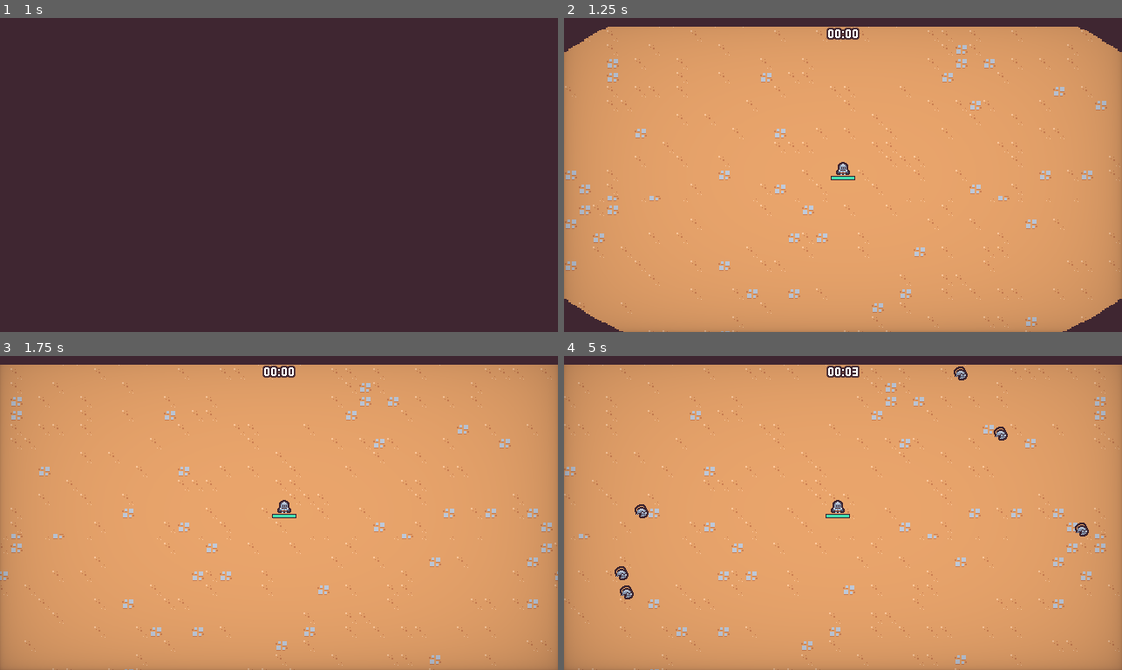
Above: before the commit, frames 1-4 (two rows, left to right).
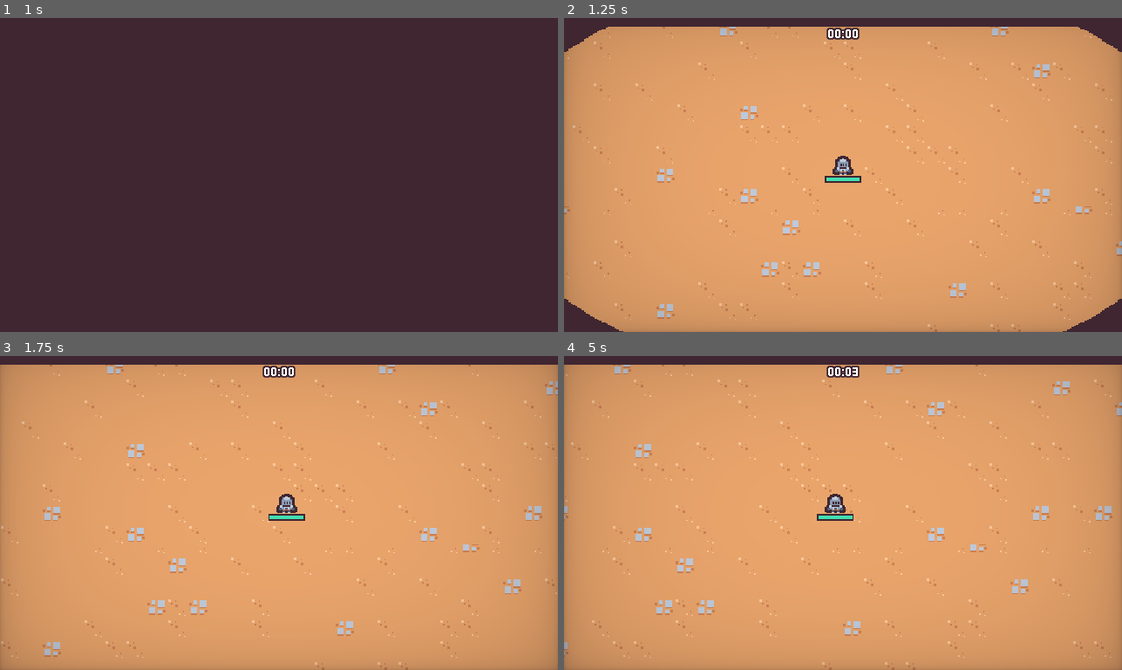
Above: after the commit, the same moments.

Repository: JustinWested/ShonenSurvivors
Game: Godot game, scene res://scenes/ui/main_menu.tscn
Same seed, same stepped clock (60 frames per second), same inputs: the game is played once before the commit and once after it.
Inputs (mouse positions are in pixels of both pictures, inside the frame that each line leads up to):
- Up to frame 1 (1 s): click "play" at 0.5 s
- Up to frame 2 (1.25 s): no input
- Up to frame 3 (1.75 s): move the mouse to (401, 497) at 1.27 s; press the mouse at (401, 497) at 1.28 s; hold D (move_right) from 1.28 s (still down)
- Up to frame 4 (5 s): release D (move_right) at 2 s; release the mouse at (965, 497) at 2 s; drag from (731, 528) to (815, 575) at 2.02 s; move the mouse to (898, 443) at 2.77 s; press the mouse at (898, 443) at 2.78 s; hold D (move_right) 2.78-3.5 s; release the mouse at (898, 443) at 3.5 s; drag from (815, 575) to (1105, 538) at 3.52 s; move the mouse to (1010, 560) at 4.27 s; press the mouse at (1010, 560) at 4.28 s; hold A (move_left) from 4.28 s (still down)

Frame 1 is identical in both runs. In frame 2, 4.5% of the frame differs, in the area x 0-100%, y 2-100%; in frame 3, 4.7%; in frame 4, 5.2%.

Commit message:
Continuing Multiplayer update. Reworked camera logic to pan/zoom correctly based on player number. Adjusted sync between players for enemies

Diff:
--- a/scenes/components/velocity_component.gd
+++ b/scenes/components/velocity_component.gd
@@ -5,21 +5,10 @@
 
 var velocity = Vector2.ZERO
 
-func accelerate_to_player():
-	var owner_node2d = owner as Node2D
-	if owner_node2d == null:
-		return
 
-	var player = get_tree().get_first_node_in_group("player")
-	if player == null:
-		return
-
-	var direction = (player.global_position - owner_node2d.global_position). normalized()
-	accelerate_in_direction(direction)
-
-func accelerate_in_direction(direction: Vector2):
+func accelerate_in_direction(direction: Vector2, delta: float):
 	var desired_velocity = direction * max_speed
-	velocity = velocity.lerp(desired_velocity, 1 - exp(-acceleration * get_process_delta_time()))
+	velocity = velocity.lerp(desired_velocity, 1 - exp(-acceleration * delta))
 
 
 func move(character_body: CharacterBody2D):
--- a/scenes/components/velocity_component.tscn
+++ b/scenes/components/velocity_component.tscn
@@ -4,3 +4,5 @@
 
 [node name="VelocityComponent" type="Node"]
 script = ExtResource("1_rccra")
+
+[node name="TargetAcquisitionTimer" type="Timer" parent="."]
--- a/scenes/game_object/basic_enemy/basic_enemy.gd
+++ b/scenes/game_object/basic_enemy/basic_enemy.gd
@@ -1,15 +1,45 @@
 extends CharacterBody2D
 
-const MAX_SPEED = 115
 
 @onready var health_component: HealthComponent = $HealthComponent
 @onready var velocity_component = $VelocityComponent
+@onready var target_acquisition_timer: Timer = $TargetAcquisitionTimer
+
+var target_player: Node2D = null
+
 
 func _ready():
 	$HurtboxComponent.hit.connect(on_hit)
-func _process(delta: float) -> void:
-	velocity_component.accelerate_to_player()
-	velocity_component.move(self)
+	target_acquisition_timer.timeout.connect(acquire_nearest_player)
+
+
+func _physics_process(delta: float) -> void:
+	if not is_instance_valid(target_player):
+		return
+	var direction = (target_player.global_position - global_position).normalized()
+	if is_multiplayer_authority():
+		velocity_component.accelerate_in_direction(direction, delta)
+		velocity_component.move(self)
+
+func acquire_nearest_player():
+	if !is_multiplayer_authority():
+		return
+	var players = get_tree().get_nodes_in_group("player")
+	var closest_player: Node2D = null
+	var closest_distance_sq = INF
+
+	if players.is_empty():
+		target_player = null
+		return
+
+	for player in players:
+		var distance_sq = global_position.distance_squared_to(player.global_position)
+		if distance_sq < closest_distance_sq:
+			closest_distance_sq = distance_sq
+			closest_player = player
+
+	target_player = closest_player
+
 
 func on_hit():
 	$AudioStreamPlayer2D.play()
--- a/scenes/game_object/basic_enemy/basic_enemy.tscn
+++ b/scenes/game_object/basic_enemy/basic_enemy.tscn
@@ -17,9 +17,9 @@
 [sub_resource type="SceneReplicationConfig" id="SceneReplicationConfig_fcrlo"]
 properties/0/path = NodePath(".:global_position")
 properties/0/spawn = true
-properties/0/replication_mode = 2
+properties/0/replication_mode = 1
 
-[sub_resource type="Shader" id="Shader_j5o3q"]
+[sub_resource type="Shader" id="Shader_fcrlo"]
 resource_local_to_scene = true
 code = "shader_type canvas_item;
 
@@ -66,11 +66,12 @@
 
 [node name="VelocityComponent" parent="." instance=ExtResource("4_jkye5")]
 max_speed = 55
+acceleration = 7.0
 
 [node name="HitFlashComponent" parent="." node_paths=PackedStringArray("health_component", "sprite") instance=ExtResource("8_v58qd")]
 health_component = NodePath("../HealthComponent")
 sprite = NodePath("../Sprite2D")
-hit_flash_material = SubResource("ShaderMaterial_jimn8")
+hit_flash_material = SubResource("ShaderMaterial_j5o3q")
 
 [node name="DeathComponent" parent="." node_paths=PackedStringArray("health_component", "sprite") instance=ExtResource("4_bq7hi")]
 health_component = NodePath("../HealthComponent")
@@ -85,6 +86,10 @@
 position = Vector2(0, -4)
 shape = SubResource("CircleShape2D_bq7hi")
 
+[node name="TargetAcquisitionTimer" type="Timer" parent="."]
+wait_time = 0.25
+autostart = true
+
 [node name="AudioStreamPlayer2D" type="AudioStreamPlayer2D" parent="."]
 stream = SubResource("AudioStreamRandomizer_nb0jk")
 volume_db = -15.0
--- a/scenes/game_object/bat_enemy/bat_enemy.gd
+++ b/scenes/game_object/bat_enemy/bat_enemy.gd
@@ -1,15 +1,41 @@
 extends CharacterBody2D
 
+
+@onready var health_component: HealthComponent = $HealthComponent
 @onready var velocity_component = $VelocityComponent
-@onready var health_component = $HealthComponent
+@onready var target_acquisition_timer: Timer = $TargetAcquisitionTimer
+
+var target_player: Node2D = null
+
 
 func _ready():
 	$HurtboxComponent.hit.connect(on_hit)
+	target_acquisition_timer.timeout.connect(acquire_nearest_player)
 
 
-func _process(delta):
-	velocity_component.accelerate_to_player()
+func _physics_process(delta: float) -> void:
+	if not is_instance_valid(target_player):
+		return
+	var direction = (target_player.global_position - global_position).normalized()
+	velocity_component.accelerate_in_direction(direction, delta)
 	velocity_component.move(self)
+
+func acquire_nearest_player():
+	var players = get_tree().get_nodes_in_group("player")
+	var closest_player: Node2D = null
+	var closest_distance_sq = INF
+
+	if players.is_empty():
+		target_player = null
+		return
+
+	for player in players:
+		var distance_sq = global_position.distance_squared_to(player.global_position)
+		if distance_sq < closest_distance_sq:
+			closest_distance_sq = distance_sq
+			closest_player = player
+
+	target_player = closest_player
 
 
 func on_hit():
--- a/scenes/game_object/bat_enemy/bat_enemy.tscn
+++ b/scenes/game_object/bat_enemy/bat_enemy.tscn
@@ -131,6 +131,8 @@
 [node name="CollisionShape2D" type="CollisionShape2D" parent="HurtboxComponent"]
 scale = Vector2(0.9, 0.9)
 shape = SubResource("CircleShape2D_g36cv")
+
+[node name="TargetAcquisitionTimer" type="Timer" parent="."]
 
 [node name="AnimationPlayer" type="AnimationPlayer" parent="."]
 libraries = {
--- a/scenes/game_object/crab_enemy/crab_enemy.gd
+++ b/scenes/game_object/crab_enemy/crab_enemy.gd
@@ -1,15 +1,41 @@
 extends CharacterBody2D
 
+
+@onready var health_component: HealthComponent = $HealthComponent
 @onready var velocity_component = $VelocityComponent
-@onready var health_component = $HealthComponent
+@onready var target_acquisition_timer: Timer = $TargetAcquisitionTimer
+
+var target_player: Node2D = null
+
 
 func _ready():
 	$HurtboxComponent.hit.connect(on_hit)
+	target_acquisition_timer.timeout.connect(acquire_nearest_player)
 
 
-func _process(delta):
-	velocity_component.accelerate_to_player()
+func _physics_process(delta: float) -> void:
+	if not is_instance_valid(target_player):
+		return
+	var direction = (target_player.global_position - global_position).normalized()
+	velocity_component.accelerate_in_direction(direction, delta)
 	velocity_component.move(self)
+
+func acquire_nearest_player():
+	var players = get_tree().get_nodes_in_group("player")
+	var closest_player: Node2D = null
+	var closest_distance_sq = INF
+
+	if players.is_empty():
+		target_player = null
+		return
+
+	for player in players:
+		var distance_sq = global_position.distance_squared_to(player.global_position)
+		if distance_sq < closest_distance_sq:
+			closest_distance_sq = distance_sq
+			closest_player = player
+
+	target_player = closest_player
 
 
 func on_hit():
--- a/scenes/game_object/crab_enemy/crab_enemy.tscn
+++ b/scenes/game_object/crab_enemy/crab_enemy.tscn
@@ -70,6 +70,8 @@
 [node name="CollisionShape2D" type="CollisionShape2D" parent="HurtboxComponent"]
 scale = Vector2(0.9, 0.9)
 shape = SubResource("CircleShape2D_g36cv")
+
+[node name="TargetAcquisitionTimer" type="Timer" parent="."]
 
 [node name="AudioStreamPlayer2D" type="AudioStreamPlayer2D" parent="."]
 stream = SubResource("AudioStreamRandomizer_p53jy")
--- a/scenes/game_object/game_camera/game_camera.gd
+++ b/scenes/game_object/game_camera/game_camera.gd
@@ -1,20 +1,66 @@
 extends Camera2D
+
+
+@export var follow_speed: float = 20.0  # Your original script used a value of 20
+@export var min_zoom: float = 1       # Minimum zoom (further out)
+@export var max_zoom: float = 1.5       # Maximum zoom (closer in)
+@export var zoom_margin: float = 1.8    # Padding around the players
+
 
 var target_position = Vector2.ZERO
 
-# Called when the node enters the scene tree for the first time.
+
 func _ready() -> void:
 	make_current()
 
 
 # Called every frame. 'delta' is the elapsed time since the previous frame.
 func _process(delta: float) -> void:
-	acquire_target()
-	global_position = global_position.lerp(target_position, 1.0 - exp(-delta * 20))
+	var players = get_tree().get_nodes_in_group("player")
+	if players.is_empty():
+		return
+
+	acquire_target(players)
+	global_position = global_position.lerp(target_position, 1.0 - exp(-delta * follow_speed))
+	update_zoom(players, delta)
 
 
-func acquire_target():
-	var player_node = get_tree().get_nodes_in_group("player")
-	if player_node.size() > 0:
-		var player = player_node[0]
-		target_position = player.global_position
+func acquire_target(players: Array):
+	if players.size() == 1:
+		target_position = players[0].global_position
+		return
+
+	var bounding_box = Rect2(players[0].global_position, Vector2.ZERO)
+	for player in players:
+		bounding_box = bounding_box.expand(player.global_position)
+
+	target_position = bounding_box.get_center()
+
+
+func update_zoom(players: Array, delta: float):
+	var bounding_box = Rect2(players[0].global_position, Vector2.ZERO)
+	for player in players:
+		bounding_box = bounding_box.expand(player.global_position)
+
+	var max_dimension = max(bounding_box.size.x, bounding_box.size.y)
+	var screen_size = get_viewport().get_visible_rect().size
+
+	var ideal_zoom_x = max_dimension / screen_size.x
+	var ideal_zoom_y = max_dimension / screen_size.y
+	var ideal_zoom = max(ideal_zoom_x, ideal_zoom_y)
+
+	# --- THIS IS THE CORRECTED LOGIC ---
+
+	# 1. Start with a base zoom of 1.0 (no zoom).
+	# 2. Divide by our calculated factor. Now, a large player distance (large ideal_zoom)
+	#    results in a SMALLER number, correctly causing the camera to zoom OUT.
+	var calculated_zoom = 1.0 / (ideal_zoom * zoom_margin)
+
+	# 3. Now, clamp this inverted value using min_zoom and max_zoom in the correct order.
+	var target_zoom_value = clamp(calculated_zoom, min_zoom, max_zoom)
+
+	# --- END OF CORRECTION ---
+
+	var target_zoom_vector = Vector2(target_zoom_value, target_zoom_value)
+
+	zoom = lerp(zoom, target_zoom_vector, 1.0 - exp(-delta * follow_speed))
--- a/scenes/game_object/player/player.gd
+++ b/scenes/game_object/player/player.gd
@@ -1,14 +1,15 @@
 class_name Player
 extends CharacterBody2D
 
-@export var arena_time_manager: Node
+@export var top_ui_margin: float = 15.0
 
 @onready var damage_interval_timer = $DamageIntervalTimer
 @onready var health_component = $HealthComponent
 @onready var health_bar = $HealthBar
 @onready var abilities = $Abilities
-@onready var velocity_component = $VelocityComponent
 @onready var player_input_synchronizer_component: PlayerInputSynchronizerComponent = $PlayerInputSynchronizerComponent
+@onready var health_regen_timer: Timer = $HealthRegenTimer
+@onready var collision_area: Area2D = $CollisionArea2D
 
 var input_multiplayer_authority: int
 var number_colliding_bodies = 0
@@ -17,11 +18,9 @@
 func _ready() -> void:
 	player_input_synchronizer_component.set_multiplayer_authority(input_multiplayer_authority)
 
-	#commented out because its making multiplayer not work. will fix later
-	#arena_time_manager.arena_difficulty_increased.connect(on_arena_difficulty_increased)
-
-	$CollisionArea2D.body_entered.connect(on_body_entered)
-	$CollisionArea2D.body_exited.connect(on_body_exited)
+	health_regen_timer.timeout.connect(on_health_regen_timer_timeout)
+	collision_area.body_entered.connect(on_body_entered)
+	collision_area.body_exited.connect(on_body_exited)
 	damage_interval_timer.timeout.connect(on_damage_interval_timer_timeout)
 	health_component.health_decreased.connect(on_health_decreased)
 	health_component.health_changed.connect(on_health_changed)
@@ -30,15 +29,35 @@
 
 
 func _process(delta: float) -> void:
-	#CHANGING THIS CODE FOR MULTIPLAYER FUNCTIONALITY. REVIST THIS LATER
-	#var direction = player_input_synchronizer_component.movement_vector.normalized()
-	#velocity_component.accelerate_in_direction(direction)
-	#velocity_component.move(self)
-
-
 	if is_multiplayer_authority():
 		velocity = player_input_synchronizer_component.movement_vector * 100
 		move_and_slide()
+
+	_clamp_to_camera_bounds()
+
+
+func _clamp_to_camera_bounds():
+	if not is_multiplayer_authority():
+		return
+
+	var camera = get_viewport().get_camera_2d()
+	if camera == null:
+		return
+
+	var view_size = get_viewport().get_visible_rect().size / camera.zoom
+	var view_top_left = camera.global_position - (view_size / 2.0)
+	var view_bottom_right = camera.global_position + (view_size / 2.0)
+	view_top_left.y += top_ui_margin / camera.zoom.y
+	var player_bounds_rect = Rect2()
+	for i in range(collision_area.shape_owner_get_shape_count(0)):
+		var shape = collision_area.shape_owner_get_shape(0, i)
+		player_bounds_rect = player_bounds_rect.merge(shape.get_rect())
+
+	var player_half_size = (player_bounds_rect.size / 2.0) * scale
+	var min_clamp_bounds = view_top_left + player_half_size
+	var max_clamp_bounds = view_bottom_right - player_half_size
+	global_position.x = clamp(global_position.x, min_clamp_bounds.x, max_clamp_bounds.x)
+	global_position.y = clamp(global_position.y, min_clamp_bounds.y, max_clamp_bounds.y)
 
 
 func check_deal_damage():
@@ -73,13 +92,9 @@
 	if ability_upgrade is Ability:
 		var ability = ability_upgrade as Ability
 		abilities.add_child(ability_upgrade.ability_controller_scene.instantiate())
-	elif ability_upgrade.id == "player_speed":
-		velocity_component.max_speed = base_speed + (base_speed * current_upgrades["player_speed"]["quantity"] * .1)
 
 
-func on_arena_difficulty_increased(difficulty: int):
-	var health_regen_quantity = MetaProgression.get_upgrade_count("health_regen")
+func on_health_regen_timer_timeout():
+	var health_regen_quantity = 1 + MetaProgression.get_upgrade_count("health_regen")
 	if health_regen_quantity > 0:
-		var is_thirty_second_interval = (difficulty % 6) == 0
-		if is_thirty_second_interval:
-			health_component.heal(health_regen_quantity)
+		health_component.heal(health_regen_quantity)
--- a/scenes/game_object/player/player.tscn
+++ b/scenes/game_object/player/player.tscn
@@ -1,11 +1,10 @@
-[gd_scene load_steps=18 format=3 uid="uid://bvjm48jsdwgbq"]
+[gd_scene load_steps=17 format=3 uid="uid://bvjm48jsdwgbq"]
 
 [ext_resource type="Script" uid="uid://cm76frtsjot8a" path="res://scenes/game_object/player/player.gd" id="1_cakcy"]
 [ext_resource type="Texture2D" uid="uid://c2lvwmh5nio2b" path="res://scenes/game_object/player/player.png" id="1_f7eaw"]
 [ext_resource type="PackedScene" uid="uid://lu65a8aiivjp" path="res://scenes/ability/sword_ability_controller/sword_ability_controller.tscn" id="2_33fdn"]
 [ext_resource type="PackedScene" uid="uid://bb67cia7rxty" path="res://scenes/components/player_input_synchronizer_component.tscn" id="2_gbew5"]
 [ext_resource type="PackedScene" uid="uid://dvd1na7qu2vg" path="res://scenes/components/health_component.tscn" id="2_ss5pk"]
-[ext_resource type="PackedScene" uid="uid://b2wep08rfvgkm" path="res://scenes/components/velocity_component.tscn" id="2_tj6oj"]
 [ext_resource type="AudioStream" uid="uid://qxt87bhl66a2" path="res://assets/audio/impactMining_000.ogg" id="6_28lpv"]
 [ext_resource type="AudioStream" uid="uid://lf1sriur12ma" path="res://assets/audio/impactMining_001.ogg" id="7_gbew5"]
 [ext_resource type="AudioStream" uid="uid://sjphtms0bi4u" path="res://assets/audio/impactMining_002.ogg" id="8_oxhc3"]
@@ -45,14 +44,12 @@
 collision_layer = 16
 motion_mode = 1
 script = ExtResource("1_cakcy")
+top_ui_margin = 12.0
 
 [node name="PlayerInputSynchronizerComponent" parent="." instance=ExtResource("2_gbew5")]
 
 [node name="MultiplayerSynchronizer" type="MultiplayerSynchronizer" parent="."]
 replication_config = SubResource("SceneReplicationConfig_gbew5")
-
-[node name="VelocityComponent" parent="." instance=ExtResource("2_tj6oj")]
-acceleration = 30.0
 
 [node name="HealthComponent" parent="." instance=ExtResource("2_ss5pk")]
 
@@ -63,6 +60,10 @@
 [node name="DamageIntervalTimer" type="Timer" parent="."]
 wait_time = 0.5
 one_shot = true
+
+[node name="HealthRegenTimer" type="Timer" parent="."]
+wait_time = 5.0
+autostart = true
 
 [node name="HealthBar" type="ProgressBar" parent="."]
 custom_minimum_size = Vector2(28, 5)
@@ -86,7 +87,6 @@
 shape = SubResource("CircleShape2D_s3670")
 
 [node name="CollisionArea2D" type="Area2D" parent="."]
-visible = false
 position = Vector2(0, -6)
 collision_layer = 0
 collision_mask = 8
--- a/scenes/main/main.tscn
+++ b/scenes/main/main.tscn
@@ -26,7 +26,7 @@
 arena_time_manager = NodePath("../ArenaTimeManager")
 
 [node name="MultiplayerSpawner" type="MultiplayerSpawner" parent="."]
-_spawnable_scenes = PackedStringArray("uid://ctdl3yptbxood", "uid://ckv0cibp6sebh", "uid://dh2vq6dwykv35", "uid://ca127erw16x2r", "uid://du685idwy0ify", "", "uid://du685idwy0ify", "uid://du685idwy0ify")
+_spawnable_scenes = PackedStringArray("uid://ctdl3yptbxood", "uid://ckv0cibp6sebh", "uid://dh2vq6dwykv35", "uid://ca127erw16x2r", "uid://du685idwy0ify", "uid://du685idwy0ify", "uid://du685idwy0ify")
 spawn_path = NodePath("../Entities")
 
 [node name="UpgradeManager" parent="." node_paths=PackedStringArray("experience_manager") instance=ExtResource("6_b1x3f")]
@@ -35,6 +35,7 @@
 [node name="ArenaTimeManager" parent="." instance=ExtResource("2_67c3q")]
 
 [node name="EnemyManager" parent="." node_paths=PackedStringArray("arena_time_manager") instance=ExtResource("1_7cyh6")]
+process_mode = 4
 arena_time_manager = NodePath("../ArenaTimeManager")
 
 [node name="ExperienceManager" parent="." instance=ExtResource("4_hujxm")]
@@ -42,8 +43,6 @@
 [node name="MusicPlayer" parent="." instance=ExtResource("14_7smn1")]
 unique_name_in_owner = true
 process_mode = 3
-
-[node name="GameCamera" parent="." instance=ExtResource("1_8oa0h")]
 
 [node name="ParallaxBackground" type="Node2D" parent="."]
 
@@ -57,6 +56,8 @@
 tile_map_data = PackedByteArray("AAABAAEAAAAAAAQAAAABAAIAAAAAAAQAAAACAAIAAAAAAAQAAAADAAIAAAABAAQAAAADAAEAAAAAAAQAAAACAA …(16720 unchanged characters)…
 tile_set = ExtResource("1_0hygj")
 
+[node name="GameCamera" parent="." instance=ExtResource("1_8oa0h")]
+
 [node name="Entities" type="Node2D" parent="." groups=["entities_layer"]]
 y_sort_enabled = true
 
--- a/scenes/manager/enemy_manager.gd
+++ b/scenes/manager/enemy_manager.gd
@@ -11,23 +11,28 @@
 
 var base_spawn_time = 0
 var enemy_table = WeightedTable.new()
-var number_to_spawn = 5
+var number_to_spawn = 1
+
 
 func _ready() -> void:
 	enemy_table.add_item(basic_enemy_scene, 20)
-	enemy_table.add_item(bat_enemy_scene, 2)
 
 	base_spawn_time = timer.wait_time
 	timer.timeout.connect(on_timer_timeout)
 	arena_time_manager.arena_difficulty_increased.connect(on_arena_difficulty_increased)
 
 func on_timer_timeout():
-	timer.start()
+	if is_multiplayer_authority():
+		timer.start()
+		spawn_enemy()
 
 	var player = get_tree().get_first_node_in_group("player") as Node2D
 	if player == null:
 		return
 
+
+func spawn_enemy():
+	var player = get_tree().get_first_node_in_group("player") as Node2D
 	for i in number_to_spawn:
 		var enemy_scene = enemy_table.pick_items()
 		var enemy = enemy_scene.instantiate()
Not shown: 1 places in scenes/game_object/basic_enemy/basic_enemy.tscn that only renumber resources
Not shown: 2 places in scenes/game_object/bat_enemy/bat_enemy.tscn that only renumber resources
Not shown: 2 places in scenes/game_object/crab_enemy/crab_enemy.tscn that only renumber resources
